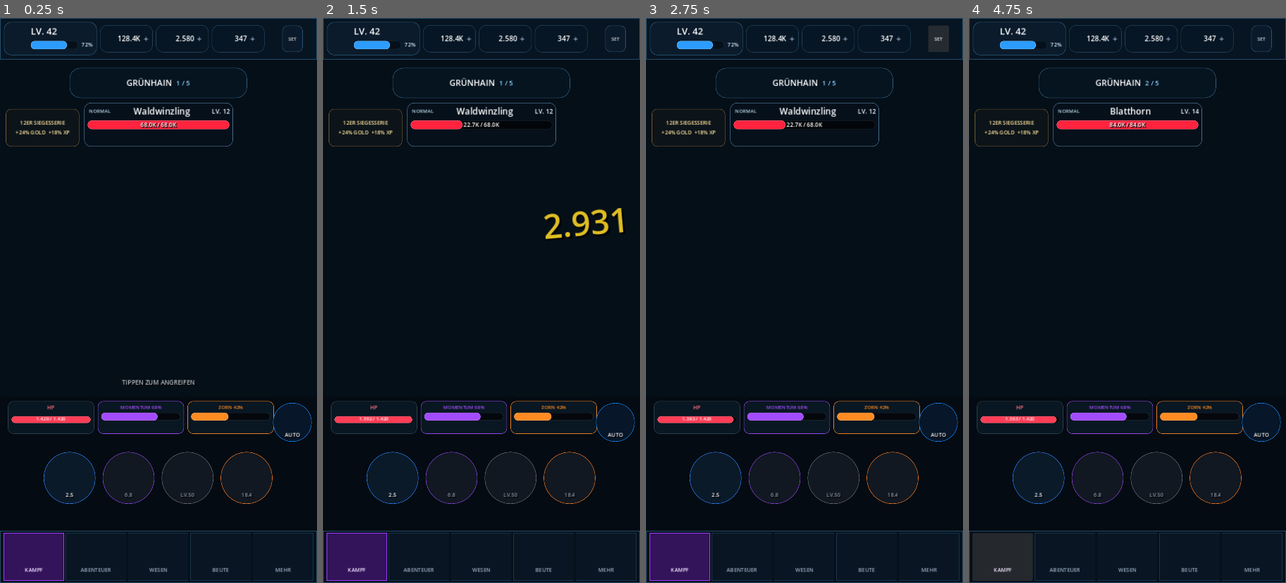
Above: before the commit, frames 1-4 (left to right).
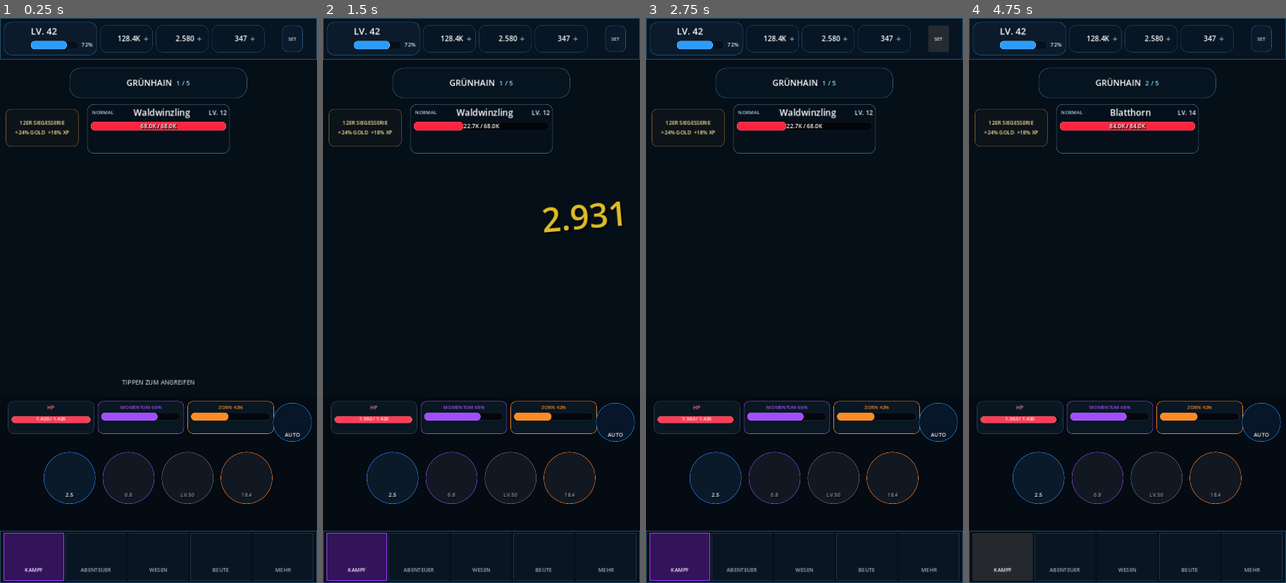
Above: after the commit, the same moments.

Repository: Broosskyy/Test-Game-Factory.
Game: Godot game, scene res://realm_alliance/combat/gruenhain_vertical_slice.tscn
Same seed, same stepped clock (60 frames per second), same inputs: the game is played once before the commit and once after it.
Inputs (mouse positions are in pixels of both pictures, inside the frame that each line leads up to):
- Up to frame 1 (0.25 s): no input
- Up to frame 2 (1.5 s): click "2.5" at 0.5 s; click (481, 255) at 1.27 s
- Up to frame 3 (2.75 s): click "SET" at 2 s
- Up to frame 4 (4.75 s): click "AUTO" at 2.75 s; click "AUTO ON" at 3.5 s; click "KAMPF" at 4.25 s

The runs differ from the first frame. In frame 1, 1.2% of the frame differs, in the area x 4-74%, y 15-24%; in frame 2, 1.7%, in the area x 4-95%, y 15-40%; in frame 3, 0.9%; in frame 4, 1.1%.

Commit message:
refactor: lock Grünhain combat layout architecture

Diff:
--- /dev/null
+++ b/realm_alliance/combat/gruenhain_combat_layout.gd
@@ -0,0 +1,63 @@
+extends RefCounted
+class_name GruenhainCombatLayout
+
+# Normalized slots inside the combat stage.
+# These are the visual master contract. Gameplay/state changes must never rewrite them.
+
+const PORTRAIT := {
+	"ground_line": 0.74,
+	"world_pill": Rect2(0.22, 0.018, 0.56, 0.064),
+	"streak": Rect2(0.018, 0.105, 0.23, 0.08),
+	"enemy_hud": Rect2(0.275, 0.095, 0.45, 0.105),
+
+	"hero": Rect2(0.05, 0.405, 0.34, 0.335),
+	"normal": Rect2(0.53, 0.33, 0.43, 0.41),
+	"elite": Rect2(0.49, 0.285, 0.49, 0.455),
+	"boss": Rect2(0.41, 0.195, 0.59, 0.555),
+
+	"damage": Rect2(0.67, 0.295, 0.30, 0.20),
+	"hit_fx": Rect2(0.52, 0.30, 0.46, 0.38),
+
+	"bottom_backing": Rect2(0.0, 0.715, 1.0, 0.285),
+	"vitals": Rect2(0.025, 0.725, 0.84, 0.07),
+	"skills": Rect2(0.035, 0.812, 0.93, 0.153),
+	"attack_hint": Rect2(0.31, 0.675, 0.38, 0.04),
+}
+
+const LANDSCAPE := {
+	"ground_line": 0.76,
+	"world_pill": Rect2(0.33, 0.02, 0.34, 0.10),
+	"streak": Rect2(0.02, 0.12, 0.18, 0.13),
+	"enemy_hud": Rect2(0.35, 0.10, 0.30, 0.16),
+
+	"hero": Rect2(0.10, 0.36, 0.23, 0.40),
+	"normal": Rect2(0.63, 0.36, 0.25, 0.40),
+	"elite": Rect2(0.60, 0.31, 0.31, 0.45),
+	"boss": Rect2(0.55, 0.22, 0.39, 0.54),
+
+	"damage": Rect2(0.70, 0.25, 0.22, 0.28),
+	"hit_fx": Rect2(0.58, 0.27, 0.34, 0.40),
+
+	"bottom_backing": Rect2(0.0, 0.715, 1.0, 0.285),
+	"vitals": Rect2(0.20, 0.725, 0.60, 0.075),
+	"skills": Rect2(0.25, 0.82, 0.50, 0.15),
+	"attack_hint": Rect2(0.38, 0.66, 0.24, 0.06),
+}
+
+
+static func profile(is_landscape: bool) -> Dictionary:
+	return LANDSCAPE if is_landscape else PORTRAIT
+
+
+static func apply_slot(control: Control, rect: Rect2) -> void:
+	if control == null:
+		return
+
+	control.anchor_left = rect.position.x
+	control.anchor_top = rect.position.y
+	control.anchor_right = rect.position.x + rect.size.x
+	control.anchor_bottom = rect.position.y + rect.size.y
+	control.offset_left = 0.0
+	control.offset_top = 0.0
+	control.offset_right = 0.0
+	control.offset_bottom = 0.0
--- a/realm_alliance/combat/gruenhain_vertical_slice.gd
+++ b/realm_alliance/combat/gruenhain_vertical_slice.gd
@@ -6,6 +6,7 @@
 const COMBAT_ROOT := "res://assets/realm_alliance/production/"
 const V2_ROOT := "res://assets/realm_alliance/v2/"
 const V2_GAME_ROOT := "res://assets/realm_alliance/v2_game/"
+const CombatLayout = preload("res://realm_alliance/combat/gruenhain_combat_layout.gd")
 
 const HERO_FILES := {
 	"idle": "hero/realmwaechter/idle.png",
@@ -92,11 +93,22 @@
 var _applying_profile := false
 
 var stage: Control
+
+# Layout slots never animate. Motion wrappers animate inside the slots.
 var hero_holder: Control
+var hero_motion: Control
 var enemy_holder: Control
+var enemy_motion: Control
 var hero_art: TextureRect
 var enemy_art: TextureRect
 var hit_fx: TextureRect
+
+var world_pill: PanelContainer
+var streak_panel: PanelContainer
+var enemy_hud: PanelContainer
+var bottom_backing: ColorRect
+var vitals_row: HBoxContainer
+var skills_row: HBoxContainer
 
 var enemy_name_label: Label
 var enemy_tier_label: Label
@@ -128,6 +140,7 @@
 
 	_build_interface()
 	_validate_required_assets()
+	_validate_layout_contract()
 	_start_run()
 
 
@@ -165,6 +178,9 @@
 	get_window().content_scale_size = LANDSCAPE_REFERENCE if is_landscape else PORTRAIT_REFERENCE
 
 	_applying_profile = false
+
+	if stage != null:
+		_apply_master_layout()
 
 
 func _build_interface() -> void:
@@ -319,8 +335,7 @@
 	shade.z_index = 2
 	stage.add_child(shade)
 
-	var world_pill := PanelContainer.new()
-	_anchor(world_pill, 0.22, 0.018, 0.78, 0.082)
+	world_pill = PanelContainer.new()
 	world_pill.z_index = 30
 	world_pill.add_theme_stylebox_override("panel", _panel_style(Color(0.025, 0.08, 0.13, 0.94), Color("#35678c"), 24))
 	stage.add_child(world_pill)
@@ -342,11 +357,10 @@
 	progress_label.add_theme_font_size_override("font_size", 15)
 	world_row.add_child(progress_label)
 
-	var streak := PanelContainer.new()
-	_anchor(streak, 0.018, 0.105, 0.25, 0.185)
-	streak.z_index = 31
-	streak.add_theme_stylebox_override("panel", _panel_style(Color(0.05, 0.08, 0.10, 0.90), Color("#80602c"), 12))
-	stage.add_child(streak)
+	streak_panel = PanelContainer.new()
+	streak_panel.z_index = 31
+	streak_panel.add_theme_stylebox_override("panel", _panel_style(Color(0.05, 0.08, 0.10, 0.90), Color("#80602c"), 12))
+	stage.add_child(streak_panel)
 
 	var streak_text := Label.new()
 	streak_text.text = "12ER SIEGESSERIE\n+24% GOLD  +18% XP"
@@ -354,30 +368,38 @@
 	streak_text.vertical_alignment = VERTICAL_ALIGNMENT_CENTER
 	streak_text.add_theme_color_override("font_color", Color("#ffe39d"))
 	streak_text.add_theme_font_size_override("font_size", 12)
-	streak.add_child(streak_text)
+	streak_panel.add_child(streak_text)
 
 	hero_holder = Control.new()
-	_anchor(hero_holder, 0.045, 0.47, 0.37, 0.85)
 	hero_holder.z_index = 12
 	hero_holder.mouse_filter = Control.MOUSE_FILTER_IGNORE
 	stage.add_child(hero_holder)
 
+	hero_motion = Control.new()
+	_anchor(hero_motion, 0.0, 0.0, 1.0, 1.0)
+	hero_motion.mouse_filter = Control.MOUSE_FILTER_IGNORE
+	hero_holder.add_child(hero_motion)
+
 	hero_art = _make_texture_rect()
 	_anchor(hero_art, 0.0, 0.0, 1.0, 1.0)
-	hero_holder.add_child(hero_art)
+	hero_motion.add_child(hero_art)
 
 	enemy_holder = Control.new()
 	enemy_holder.z_index = 11
 	enemy_holder.mouse_filter = Control.MOUSE_FILTER_IGNORE
 	stage.add_child(enemy_holder)
 
+	enemy_motion = Control.new()
+	_anchor(enemy_motion, 0.0, 0.0, 1.0, 1.0)
+	enemy_motion.mouse_filter = Control.MOUSE_FILTER_IGNORE
+	enemy_holder.add_child(enemy_motion)
+
 	enemy_art = _make_texture_rect()
 	_anchor(enemy_art, 0.0, 0.0, 1.0, 1.0)
-	enemy_holder.add_child(enemy_art)
+	enemy_motion.add_child(enemy_art)
 
 	hit_fx = _make_texture_rect()
 	hit_fx.texture = _load_v2_texture("v190/vfx/combat_impacts/nature_impact.png")
-	_anchor(hit_fx, 0.50, 0.31, 1.02, 0.72)
 	hit_fx.z_index = 17
 	hit_fx.visible = false
 	stage.add_child(hit_fx)
@@ -403,22 +425,22 @@
 	attack_hint.add_theme_constant_override("shadow_offset_x", 2)
 	attack_hint.add_theme_constant_override("shadow_offset_y", 2)
 	attack_hint.add_theme_font_size_override("font_size", 14)
-	_anchor(attack_hint, 0.31, 0.675, 0.69, 0.715)
 	attack_hint.z_index = 32
 	attack_hint.mouse_filter = Control.MOUSE_FILTER_IGNORE
 	stage.add_child(attack_hint)
 
+	_apply_master_layout()
+
 
 func _build_enemy_hud() -> void:
-	var hud := PanelContainer.new()
-	_anchor(hud, 0.265, 0.092, 0.735, 0.185)
-	hud.z_index = 40
-	hud.add_theme_stylebox_override("panel", _panel_style(Color(0.025, 0.065, 0.105, 0.96), Color("#4c7694"), 15))
-	stage.add_child(hud)
+	enemy_hud = PanelContainer.new()
+	enemy_hud.z_index = 40
+	enemy_hud.add_theme_stylebox_override("panel", _panel_style(Color(0.025, 0.065, 0.105, 0.96), Color("#4c7694"), 15))
+	stage.add_child(enemy_hud)
 
 	var box := VBoxContainer.new()
 	box.add_theme_constant_override("separation", 4)
-	hud.add_child(box)
+	enemy_hud.add_child(box)
 
 	var title := HBoxContainer.new()
 	title.alignment = BoxContainer.ALIGNMENT_CENTER
@@ -492,7 +514,6 @@
 	damage_label.add_theme_constant_override("shadow_offset_x", 4)
 	damage_label.add_theme_constant_override("shadow_offset_y", 4)
 	damage_label.add_theme_font_size_override("font_size", 76)
-	_anchor(damage_label, 0.655, 0.31, 0.995, 0.515)
 	damage_label.rotation = deg_to_rad(-5.0)
 	damage_label.z_index = 47
 	damage_label.mouse_filter = Control.MOUSE_FILTER_IGNORE
@@ -500,18 +521,16 @@
 
 
 func _build_combat_bottom_hud() -> void:
-	var bottom := ColorRect.new()
-	_anchor(bottom, 0.0, 0.715, 1.0, 1.0)
-	bottom.color = Color(0.015, 0.04, 0.065, 0.78)
-	bottom.z_index = 8
-	bottom.mouse_filter = Control.MOUSE_FILTER_IGNORE
-	stage.add_child(bottom)
-
-	var vitals := HBoxContainer.new()
-	_anchor(vitals, 0.025, 0.725, 0.865, 0.795)
-	vitals.add_theme_constant_override("separation", 8)
-	vitals.z_index = 28
-	stage.add_child(vitals)
+	bottom_backing = ColorRect.new()
+	bottom_backing.color = Color(0.015, 0.04, 0.065, 0.78)
+	bottom_backing.z_index = 8
+	bottom_backing.mouse_filter = Control.MOUSE_FILTER_IGNORE
+	stage.add_child(bottom_backing)
+
+	vitals_row = HBoxContainer.new()
+	vitals_row.add_theme_constant_override("separation", 8)
+	vitals_row.z_index = 28
+	stage.add_child(vitals_row)
 
 	var hp_card := PanelContainer.new()
 	hp_card.size_flags_horizontal = Control.SIZE_EXPAND_FILL
@@ -547,7 +566,7 @@
 	_anchor(player_hp_text, 0.0, 0.0, 1.0, 1.0)
 	hp_wrap.add_child(player_hp_text)
 
-	vitals.add_child(hp_card)
+	vitals_row.add_child(hp_card)
 
 	for stat in [["MOMENTUM", "68%", "#a34cff"], ["ZORN", "42%", "#ff8b23"]]:
 		var card := PanelContainer.new()
@@ -574,7 +593,7 @@
 		bar.add_theme_stylebox_override("fill", _panel_style(Color(stat[2]), Color(stat[2]).lightened(0.2), 8))
 		box.add_child(bar)
 
-		vitals.add_child(card)
+		vitals_row.add_child(card)
 
 	auto_button = Button.new()
 	auto_button.text = ""
@@ -587,12 +606,11 @@
 	stage.add_child(auto_button)
 	_decorate_icon_button(auto_button, "ui_v4/combat_core/auto.png", "AUTO", false)
 
-	var skills := HBoxContainer.new()
-	_anchor(skills, 0.035, 0.812, 0.965, 0.965)
-	skills.alignment = BoxContainer.ALIGNMENT_CENTER
-	skills.add_theme_constant_override("separation", 16)
-	skills.z_index = 31
-	stage.add_child(skills)
+	skills_row = HBoxContainer.new()
+	skills_row.alignment = BoxContainer.ALIGNMENT_CENTER
+	skills_row.add_theme_constant_override("separation", 16)
+	skills_row.z_index = 31
+	stage.add_child(skills_row)
 
 	var skill_data := [
 		["ui_v4/combat_core/attack.png", "2.5", "#2e83ff", false],
@@ -613,7 +631,7 @@
 		button.add_theme_stylebox_override("disabled", _panel_style(Color("#111821"), Color(data[2]), 58))
 		if not bool(data[3]):
 			button.pressed.connect(_attack)
-		skills.add_child(button)
+		skills_row.add_child(button)
 		_decorate_icon_button(button, data[0], data[1], bool(data[3]))
 
 
@@ -805,7 +823,11 @@
 	result_overlay.visible = false
 
 	hero_art.modulate = Color.WHITE
-	hero_holder.position = Vector2.ZERO
+	hero_motion.position = Vector2.ZERO
+	hero_motion.modulate = Color.WHITE
+	enemy_motion.position = Vector2.ZERO
+	enemy_motion.modulate = Color.WHITE
+	_apply_master_layout()
 	_set_hero_state("idle")
 
 	if auto_button != null:
@@ -828,13 +850,12 @@
 	_apply_enemy_layout(str(current_enemy["layout"]))
 	_set_enemy_state("idle")
 
-	var enemy_spawn_position := enemy_holder.position
-	enemy_holder.position = enemy_spawn_position + Vector2(26, 6)
-	enemy_holder.modulate = Color(1, 1, 1, 0)
+	enemy_motion.position = Vector2(26, 6)
+	enemy_motion.modulate = Color(1, 1, 1, 0)
 	var spawn_tween := create_tween()
 	spawn_tween.set_parallel(true)
-	spawn_tween.tween_property(enemy_holder, "modulate:a", 1.0, 0.22)
-	spawn_tween.tween_property(enemy_holder, "position", enemy_spawn_position, 0.26).set_trans(Tween.TRANS_QUAD).set_ease(Tween.EASE_OUT)
+	spawn_tween.tween_property(enemy_motion, "modulate:a", 1.0, 0.22)
+	spawn_tween.tween_property(enemy_motion, "position", Vector2.ZERO, 0.26).set_trans(Tween.TRANS_QUAD).set_ease(Tween.EASE_OUT)
 
 	attack_hint.visible = encounter_index == 0 and first_input_hint_available
 	_refresh_enemy_hud()
@@ -850,10 +871,10 @@
 
 	_set_hero_state("attack")
 
-	var hero_start := hero_holder.position
+	var hero_start := hero_motion.position
 	var hero_tween := create_tween()
-	hero_tween.tween_property(hero_holder, "position", hero_start + Vector2(20, -3), 0.10)
-	hero_tween.tween_property(hero_holder, "position", hero_start, 0.13)
+	hero_tween.tween_property(hero_motion, "position", hero_start + Vector2(20, -3), 0.10)
+	hero_tween.tween_property(hero_motion, "position", hero_start, 0.13)
 
 	await get_tree().create_timer(0.11).timeout
 
@@ -864,11 +885,11 @@
 	_show_damage()
 	_refresh_enemy_hud()
 
-	var enemy_start := enemy_holder.position
+	var enemy_start := enemy_motion.position
 	var recoil := create_tween()
-	recoil.tween_property(enemy_holder, "position", enemy_start + Vector2(18, -2), 0.055)
-	recoil.tween_property(enemy_holder, "position", enemy_start - Vector2(4, 0), 0.06)
-	recoil.tween_property(enemy_holder, "position", enemy_start, 0.085)
+	recoil.tween_property(enemy_motion, "position", enemy_start + Vector2(18, -2), 0.055)
+	recoil.tween_property(enemy_motion, "position", enemy_start - Vector2(4, 0), 0.06)
+	recoil.tween_property(enemy_motion, "position", enemy_start, 0.085)
 
 	var flash_tween := create_tween()
 	flash_tween.tween_property(enemy_art, "modulate", Color.WHITE, 0.14)
@@ -890,10 +911,10 @@
 	hero_art.modulate = Color(1.25, 0.68, 0.68, 1.0)
 	_refresh_player_hud()
 
-	var hero_hit_start := hero_holder.position
+	var hero_hit_start := hero_motion.position
 	var hero_hit_tween := create_tween()
-	hero_hit_tween.tween_property(hero_holder, "position", hero_hit_start - Vector2(14, 1), 0.06)
-	hero_hit_tween.tween_property(hero_holder, "position", hero_hit_start, 0.10)
+	hero_hit_tween.tween_property(hero_motion, "position", hero_hit_start - Vector2(14, 1), 0.06)
+	hero_hit_tween.tween_property(hero_motion, "position", hero_hit_start, 0.10)
 
 	await get_tree().create_timer(0.14).timeout
 	hero_art.modulate = Color.WHITE
@@ -915,11 +936,11 @@
 	run_mode = "transition"
 	attack_hint.visible = false
 
-	var defeated_start := enemy_holder.position
+	var defeated_start := enemy_motion.position
 	var defeat_tween := create_tween()
 	defeat_tween.set_parallel(true)
-	defeat_tween.tween_property(enemy_holder, "position", defeated_start + Vector2(0, 16), 0.30).set_trans(Tween.TRANS_QUAD).set_ease(Tween.EASE_IN)
-	defeat_tween.tween_property(enemy_holder, "modulate:a", 0.28, 0.30)
+	defeat_tween.tween_property(enemy_motion, "position", defeated_start + Vector2(0, 16), 0.30).set_trans(Tween.TRANS_QUAD).set_ease(Tween.EASE_IN)
+	defeat_tween.tween_property(enemy_motion, "modulate:a", 0.28, 0.30)
 	await defeat_tween.finished
 
 	var burst := _make_texture_rect()
@@ -1103,14 +1124,44 @@
 	player_hp_text.text = "%s / 1.420" % _format_thousands(visible_hp)
 
 
+func _layout_profile() -> Dictionary:
+	return CombatLayout.profile(_last_landscape)
+
+
+func _apply_master_layout() -> void:
+	if stage == null:
+		return
+
+	var profile := _layout_profile()
+
+	CombatLayout.apply_slot(world_pill, profile["world_pill"])
+	CombatLayout.apply_slot(streak_panel, profile["streak"])
+	CombatLayout.apply_slot(enemy_hud, profile["enemy_hud"])
+	CombatLayout.apply_slot(hero_holder, profile["hero"])
+	CombatLayout.apply_slot(damage_label, profile["damage"])
+	CombatLayout.apply_slot(hit_fx, profile["hit_fx"])
+	CombatLayout.apply_slot(bottom_backing, profile["bottom_backing"])
+	CombatLayout.apply_slot(vitals_row, profile["vitals"])
+	CombatLayout.apply_slot(skills_row, profile["skills"])
+	CombatLayout.apply_slot(attack_hint, profile["attack_hint"])
+
+	if not current_enemy.is_empty():
+		_apply_enemy_layout(str(current_enemy["layout"]))
+	else:
+		CombatLayout.apply_slot(enemy_holder, profile["normal"])
+
+
 func _apply_enemy_layout(layout: String) -> void:
-	match layout:
-		"boss":
-			_anchor(enemy_holder, 0.255, 0.245, 1.055, 0.925)
-		"elite":
-			_anchor(enemy_holder, 0.35, 0.295, 1.035, 0.90)
-		_:
-			_anchor(enemy_holder, 0.415, 0.335, 1.015, 0.88)
+	var profile := _layout_profile()
+	var slot_key := "normal"
+
+	if layout == "elite":
+		slot_key = "elite"
+	elif layout == "boss":
+		slot_key = "boss"
+
+	CombatLayout.apply_slot(enemy_holder, profile[slot_key])
+	enemy_motion.position = Vector2.ZERO
 
 
 func _set_hero_state(state: String) -> void:
@@ -1158,6 +1209,19 @@
 	for path in required:
 		if not ResourceLoader.exists(path):
 			push_error("Missing Grünhain vertical-slice asset: " + path)
+
+
+func _validate_layout_contract() -> void:
+	for landscape in [false, true]:
+		var profile := CombatLayout.profile(landscape)
+		var ground_line := float(profile["ground_line"])
+
+		for slot_name in ["hero", "normal", "elite", "boss"]:
+			var rect: Rect2 = profile[slot_name]
+			var bottom := rect.position.y + rect.size.y
+
+			if abs(bottom - ground_line) > 0.035:
+				push_error("COMBAT LAYOUT ERROR: %s bottom %.3f differs from ground line %.3f" % [slot_name, bottom, ground_line])
 
 
 func _load_combat_texture(relative_path: String) -> Texture2D:
Not shown, changed: README.md
Not shown, added: docs/GRUENHAIN_COMBAT_MASTER_LOCK.md
